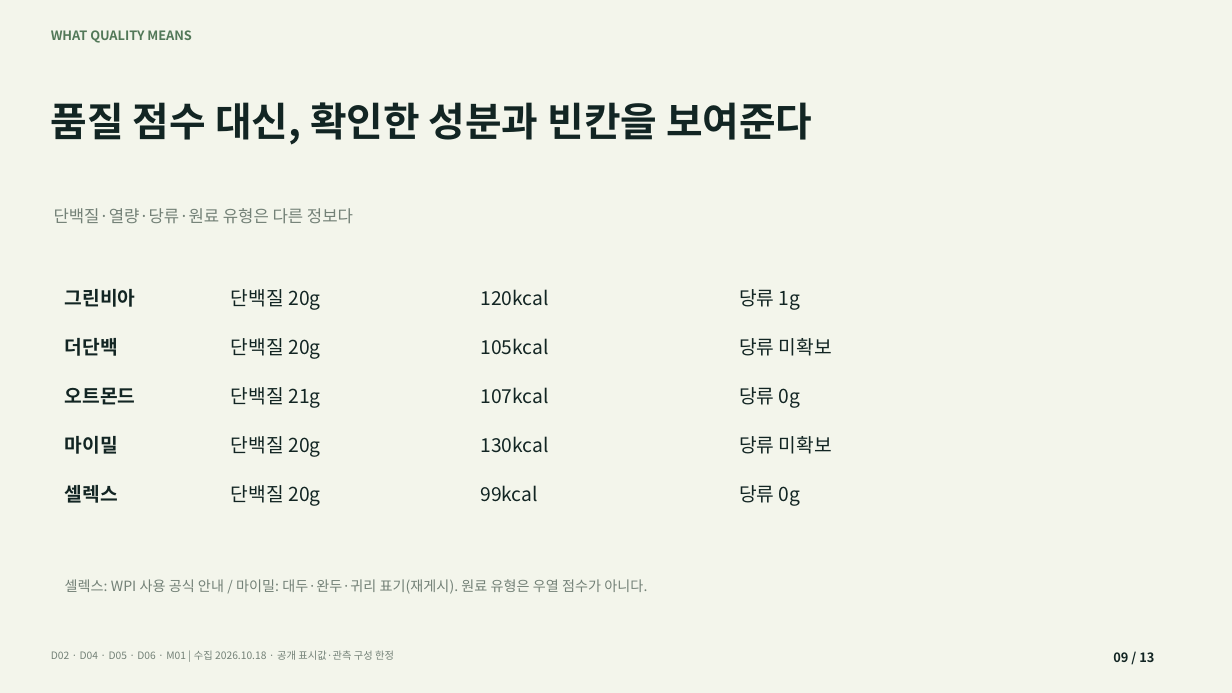
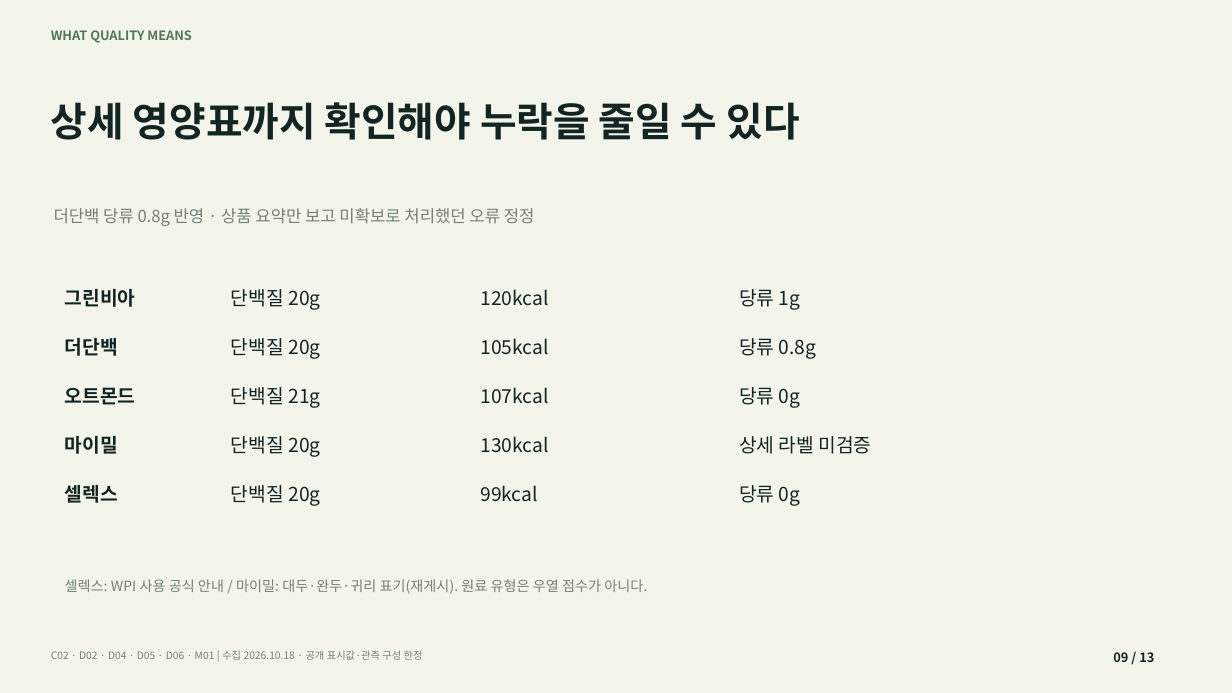
Before and after one commit to ancoded1234/protein-value-analysis, a slide deck: slide 9 of presentation/protein_value_analysis.pptx. Drawn at 1232x693 pixels with LibreOffice and Linux fonts; fonts in the diff are those of the drawing. Boxes give left, top, right and bottom in pixels: in the first picture for what was removed or moved away, otherwise in the second. Text is boxed around its words. In the diff, an @@ line names an element or a change of style, - is before the commit and + after.

```diff
--- a/presentation/protein_value_analysis.pptx
+++ b/presentation/protein_value_analysis.pptx
@@ text at (x1=51, y1=102, x2=800, y2=140): text changed @@
-품질 점수 대신, 확인한 성분과 빈칸을 보여준다
+상세 영양표까지 확인해야 누락을 줄일 수 있다
@@ text at (x1=54, y1=208, x2=535, y2=226): text changed @@
-단백질·열량·당류·원료 유형은 다른 정보다
+더단백 당류 0.8g 반영 · 상품 요약만 보고 미확보로 처리했던 오류 정정
@@ text at (x1=739, y1=338, x2=817, y2=359): text changed @@
-당류 미확보
+당류 0.8g
@@ text at (x1=739, y1=436, x2=872, y2=454): text changed @@
-당류 미확보
+상세 라벨 미검증
@@ text at (x1=51, y1=650, x2=423, y2=660): text changed @@
-D02 · D04 · D05 · D06 · M01 | 수집 2026.10.18 · 공개 표시값·관측 구성 한정
+C02 · D02 · D04 · D05 · D06 · M01 | 수집 2026.10.18 · 공개 표시값·관측 구성 한정
```
Also in this commit, not shown: 2 other slides changed, 17 other files.
